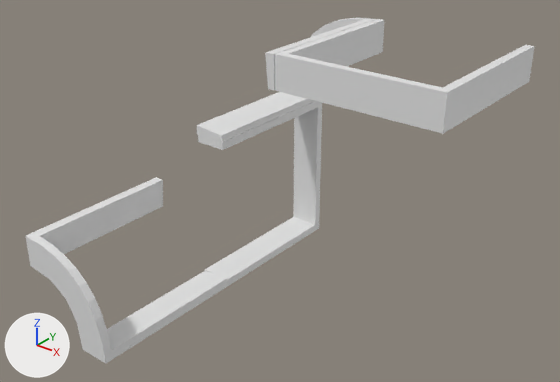
The OBJ model data/bmc/SET_4W2C/t_482.obj: old version first, new version second.
The view is the same before and after, from a 50 mm lens placed at (1.254, -1.547, 0.865), pointed at (0.009, 0.008, -0.099). Arrows for +X, +Y and +Z are at lower left; the lights stay in place. Where no turn or scale is listed for an object, it has been applied to the vertices.

Objects in the first picture: 't_482'.
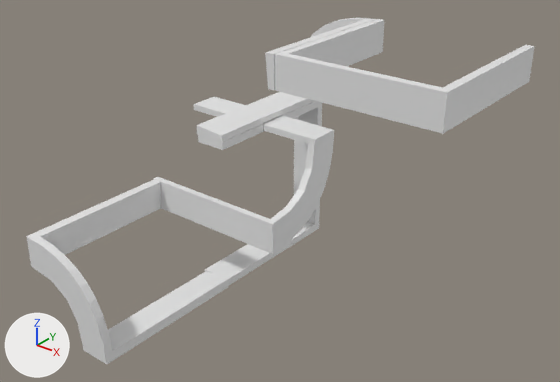
What differs and where, as boxes (x1, y1, x2, y2) in the pictures (560 x 382 px):
part 1 of me_t_482, rebuilt
    before: (26, 177, 227, 364)
    after: (26, 179, 228, 364)
part 2 of me_t_482, added
    after: (153, 97, 334, 254)

The edits, one by one:
me_t_482 is used by ob_t_482; location (0.0, 0.0, 0.0).
me_t_482 had 120 vertices, 224 faces and spanned x -0.5..0.5, y -0.5..0.5, z -0.5..0.3.
me_t_482 now has 248 vertices, 476 faces and spans x -0.5..0.5, y -0.5..0.5, z -0.501..0.3.
me_t_482 part 1: the loose piece of 44 vertices spanning x -0.5..-0.2, y -0.5..0.0, z -0.5..-0.2 is rebuilt with 72 vertices and now spans x -0.496..-0.196, y -0.5..0.0, z -0.501..-0.201.
me_t_482 part 2: a new loose piece of 72 vertices spanning x -0.5..0.0, y -0.014..0.286, z -0.3..0.0.
